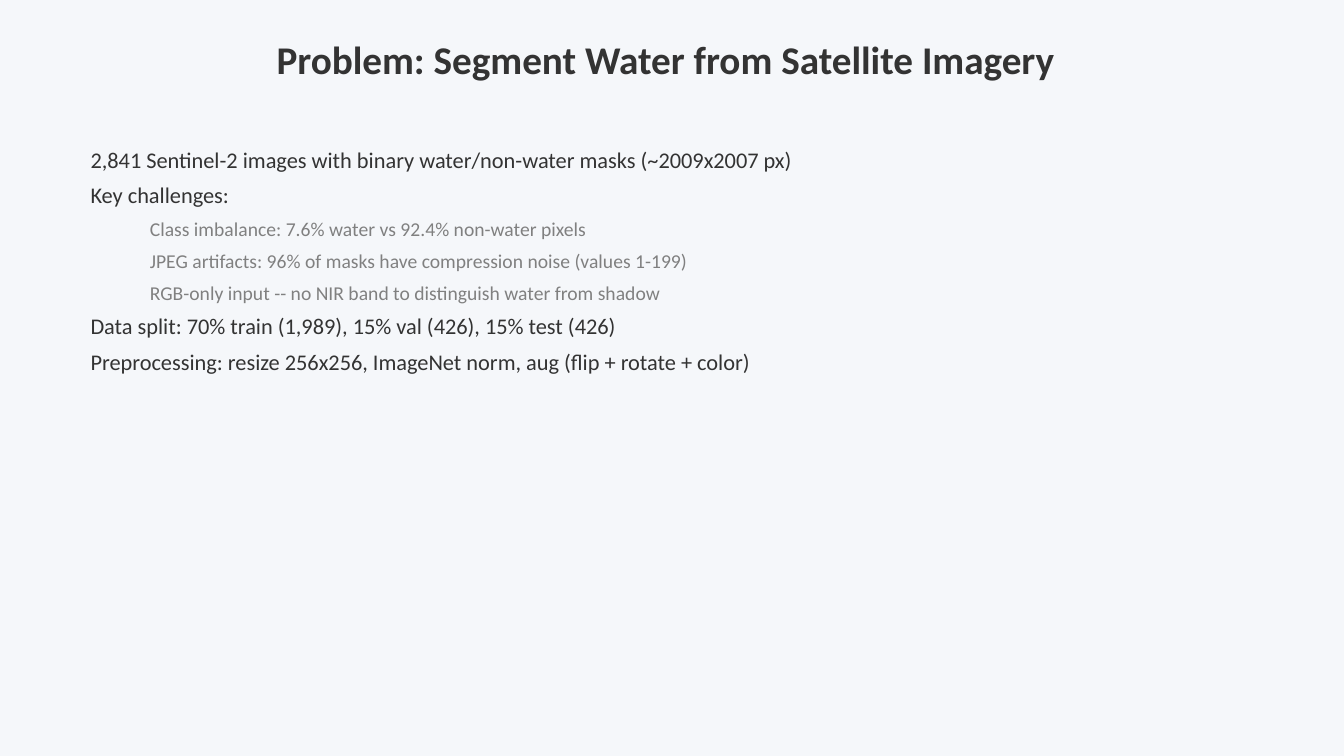
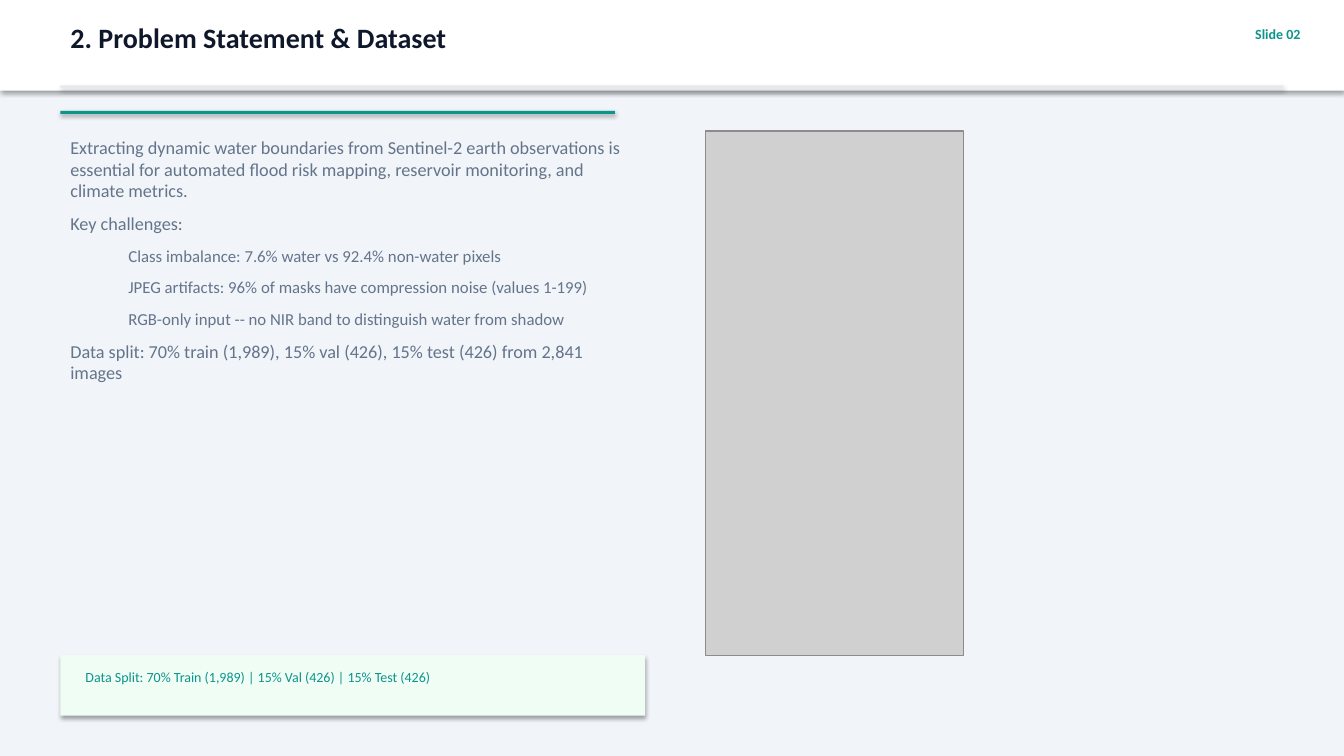
Before and after one commit to Angelgupta13/water-segementation, a slide deck: slide 2 of presentation.pptx. Drawn at 1344x756 pixels with LibreOffice and Linux fonts; fonts in the diff are those of the drawing; grey boxes stand for pictures. Boxes give left, top, right and bottom in pixels: in the first picture for what was removed or moved away, otherwise in the second. Text is boxed around its words. In the diff, an @@ line names an element or a change of style, - is before the commit and + after.

Commit message:
feat: professional 10-slide presentation with real EDA images, fix docker-compose healthcheck, update URLs

```diff
--- a/presentation.pptx
+++ b/presentation.pptx
@@ background #F5F7FA to #F1F5F9 @@
@@ rectangle added at [0,0,1344,91], fill #FFFFFF @@
@@ text added at [70,28,446,49], 20 pt, text #0F172A, bold @@
+2. Problem Statement & Dataset
@@ text added at [1255,29,1300,39], 10 pt, text #0D948B, bold @@
+Slide 02
@@ text removed at [277,46,1054,81] @@
-Problem: Segment Water from Satellite Imagery
@@ rectangle added at [60,86,1284,88], fill #E2E8F0 @@
@@ rectangle added at [60,111,615,114], fill #0D948B @@
@@ text "Extracting dynamic water boundaries from ...": place and size @@
-text "Extracting dynamic water boundaries from ..." at [91,152,792,374]
+text "Extracting dynamic water boundaries from ..." at [70,141,620,382]
@@ text at [70,141,620,197]: text changed; size 16 to 13 pt; text colour #333333 to #64748B @@
-2,841 Sentinel-2 images with binary water/non-water masks (~2009x2007 px)
+Extracting dynamic water boundaries from Sentinel-2 earth observations is essential for automated flood risk mapping, reservoir monitoring, and climate metrics.
@@ picture added at [706,131,964,655] @@
@@ text at [70,217,587,328]: size 16 to 13 pt, text colour #333333 to #64748B in "Key challenges:"; size 14 to 12 pt, text colour #808080 to #64748B in "Class imbalance: 7.6% water vs 92.4% non-water ...", "JPEG artifacts: 96% of masks have compression ...", "RGB-only input -- no NIR band to ..."; more space between paragraphs @@
@@ text at [70,345,583,382]: text changed; size 16 to 13 pt; text colour #333333 to #64748B @@
-Data split: 70% train (1,989), 15% val (426), 15% test (426)
-Preprocessing: resize 256x256, ImageNet norm, aug (flip + rotate + color)
+Data split: 70% train (1,989), 15% val (426), 15% test (426) from 2,841 images
@@ rectangle added at [60,655,645,716], fill #F0FDF4 @@
@@ text added at [85,672,430,685], 10 pt, text #0D948B @@
+Data Split: 70% Train (1,989) | 15% Val (426) | 15% Test (426)
```
Also in this commit, not shown: 6 other slides changed, 3 slides added, 1 slide removed, 4 other files.
